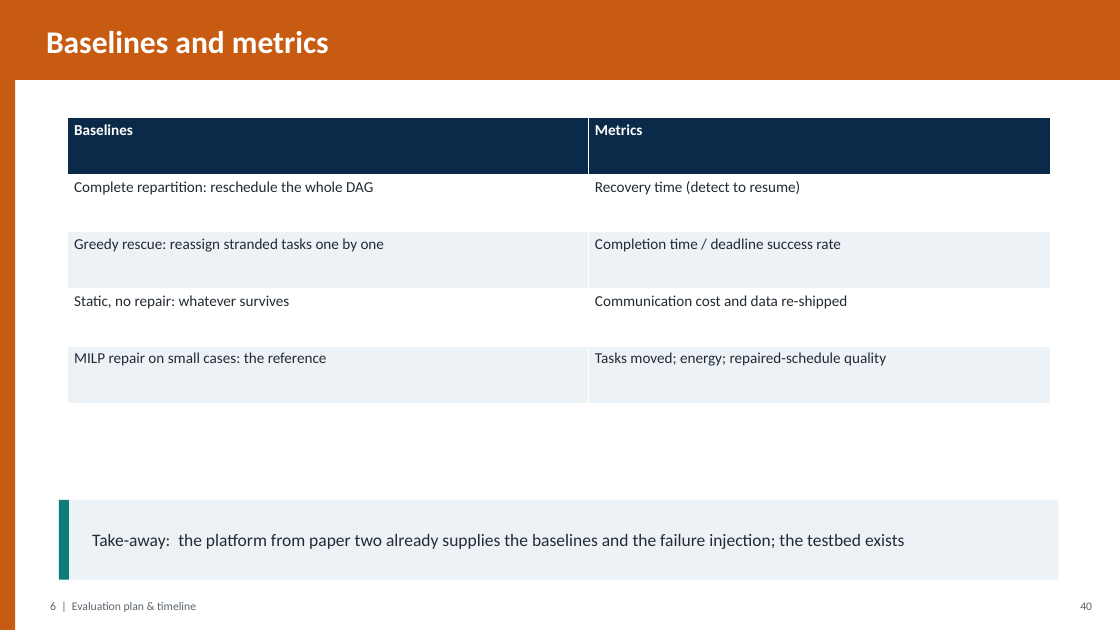
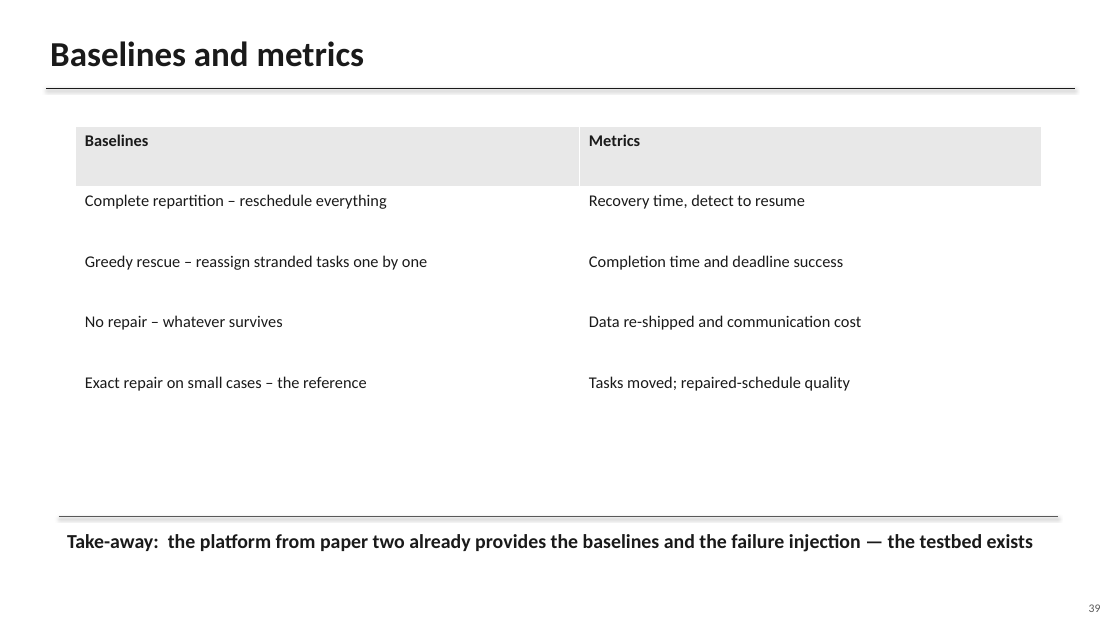
Before and after one commit to gayanigupta/data-aware-scheduling, a slide deck: slide 39 of slides/data-aware-scheduling.pptx (slide 41 before the commit). Drawn at 1120x630 pixels with LibreOffice and Linux fonts; fonts in the diff are those of the drawing. Boxes give left, top, right and bottom in pixels: in the first picture for what was removed or moved away, otherwise in the second. Text is boxed around its words. In the diff, an @@ line names an element or a change of style, - is before the commit and + after.

Commit message:
Plain monochrome slide deck with human-style text

```diff
--- a/slides/data-aware-scheduling.pptx
+++ b/slides/data-aware-scheduling.pptx
@@ rectangle removed at (x1=0, y1=0, x2=1120, y2=80) @@
@@ text "Baselines and metrics" moved from (x1=46, y1=31, x2=329, y2=54) to (x1=50, y1=41, x2=364, y2=67) @@
@@ text "Baselines and metrics" at (x1=50, y1=41, x2=364, y2=67): size 27 to 30 pt, text colour #FFFFFF to #1A1A1A @@
@@ rectangle removed at (x1=0, y1=80, x2=15, y2=630) @@
@@ line added from (46, 88) to (1075, 88), #1A1A1A 1 pt @@
@@ table at (x1=76, y1=126, x2=1042, y2=429) @@
-row 2, column 1: Complete repartition: reschedule the whole DAG
+row 2, column 1: Complete repartition – reschedule everything
-row 2, column 2: Recovery time (detect to resume)
+row 2, column 2: Recovery time, detect to resume
-row 3, column 1: Greedy rescue: reassign stranded tasks one by one
+row 3, column 1: Greedy rescue – reassign stranded tasks one by one
-row 3, column 2: Completion time / deadline success rate
+row 3, column 2: Completion time and deadline success
-row 4, column 1: Static, no repair: whatever survives
+row 4, column 1: No repair – whatever survives
-row 4, column 2: Communication cost and data re-shipped
+row 4, column 2: Data re-shipped and communication cost
-row 5, column 1: MILP repair on small cases: the reference
+row 5, column 1: Exact repair on small cases – the reference
-row 5, column 2: Tasks moved; energy; repaired-schedule quality
+row 5, column 2: Tasks moved; repaired-schedule quality
@@ fill #0B2A4A to #E8E8E8 in row 1 @@
@@ fill #EDF2F7 to #FFFFFF in 4 cells @@
@@ size 13 to 14 pt, text colour #FFFFFF to #1A1A1A in "Baselines", "Metrics" @@
@@ table resized from (x1=67, y1=118, x2=1050, y2=403) to (x1=76, y1=126, x2=1042, y2=429) @@
@@ rectangle removed at (x1=59, y1=500, x2=1059, y2=580) @@
@@ rectangle removed at (x1=59, y1=500, x2=69, y2=580) @@
@@ text "Take-away: the platform from paper ..." at (x1=67, y1=534, x2=1033, y2=552): vertical alignment middle to top @@
@@ line added from (59, 517) to (1059, 517), #595959 0.75 pt @@
@@ text at (x1=67, y1=534, x2=1033, y2=552): text changed; size 15 to 17 pt; text colour #232B33 to #1A1A1A; bold on @@
-Take-away: the platform from paper two already supplies the baselines and the failure injection; the testbed exists
+Take-away: the platform from paper two already provides the baselines and the failure injection — the testbed exists
@@ text removed at (x1=50, y1=602, x2=196, y2=612) @@
-6 | Evaluation plan & timeline
@@ text removed at (x1=1080, y1=602, x2=1092, y2=610) @@
-40
@@ text added at (x1=1089, y1=604, x2=1101, y2=612), 10 pt, text #595959 @@
+39
```
Also in this commit, not shown: 29 other slides changed, 14 slides added, 16 slides removed, 1 other file.
